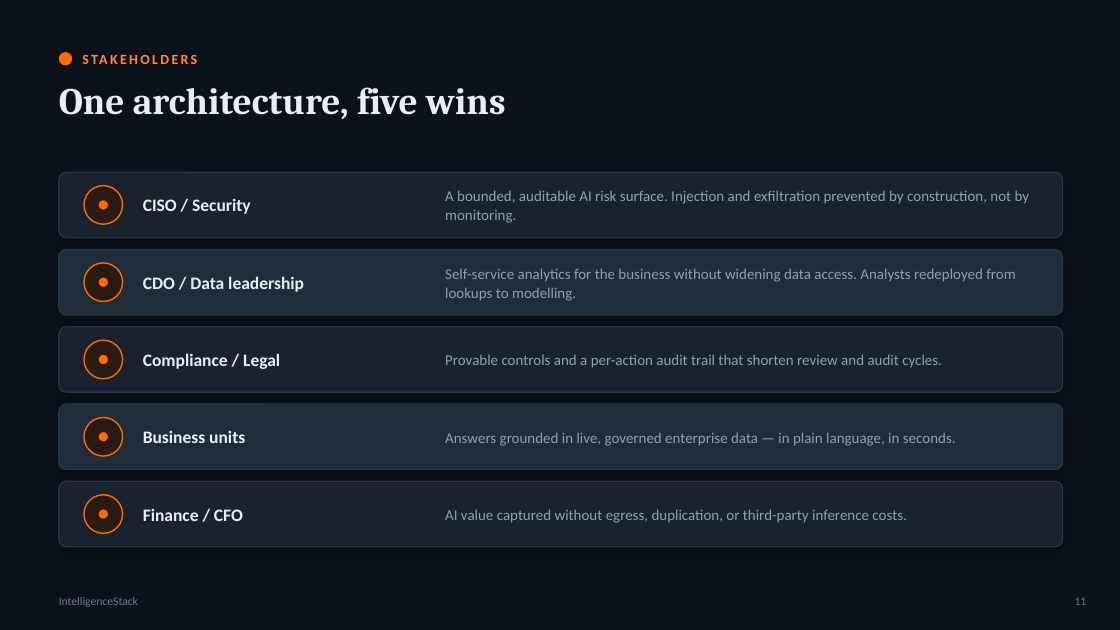
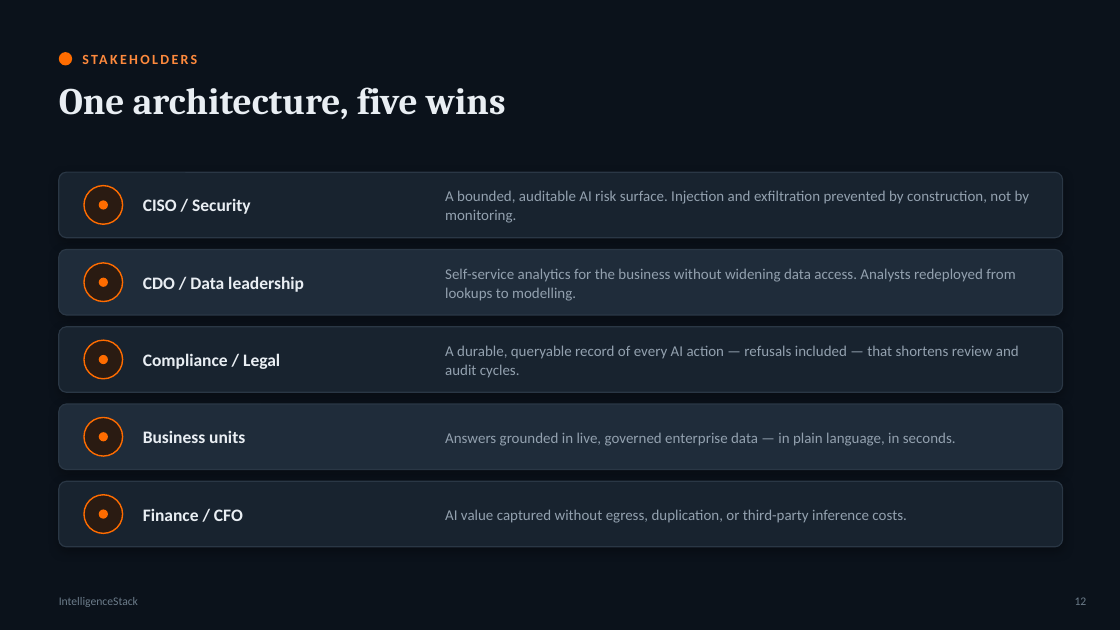
Before and after one commit to atharvvani464/IntelligenceStack, a slide deck: slide 12 of IntelligenceStack_Executive_Deck.pptx (slide 11 before the commit). Drawn at 1120x630 pixels with LibreOffice and Linux fonts; fonts in the diff are those of the drawing. Boxes give left, top, right and bottom in pixels: in the first picture for what was removed or moved away, otherwise in the second. Text is boxed around its words. In the diff, an @@ line names an element or a change of style, - is before the commit and + after.

```diff
--- a/IntelligenceStack_Executive_Deck.pptx
+++ b/IntelligenceStack_Executive_Deck.pptx
@@ text at box(445, 345, 1019, 378): text changed @@
-Provable controls and a per-action audit trail that shorten review and audit cycles.
+A durable, queryable record of every AI action — refusals included — that shortens review and audit cycles.
```
Also in this commit, not shown: 8 other slides changed, 1 slide added, 1 other file.
